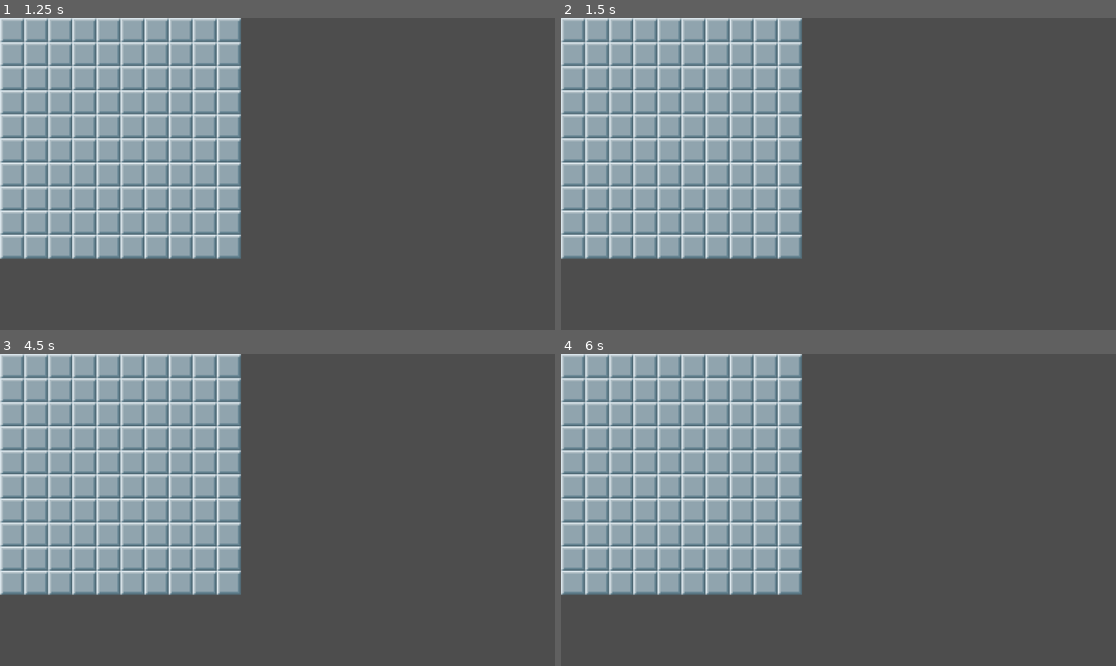
Above: before the commit, frames 1-4 (two rows, left to right).
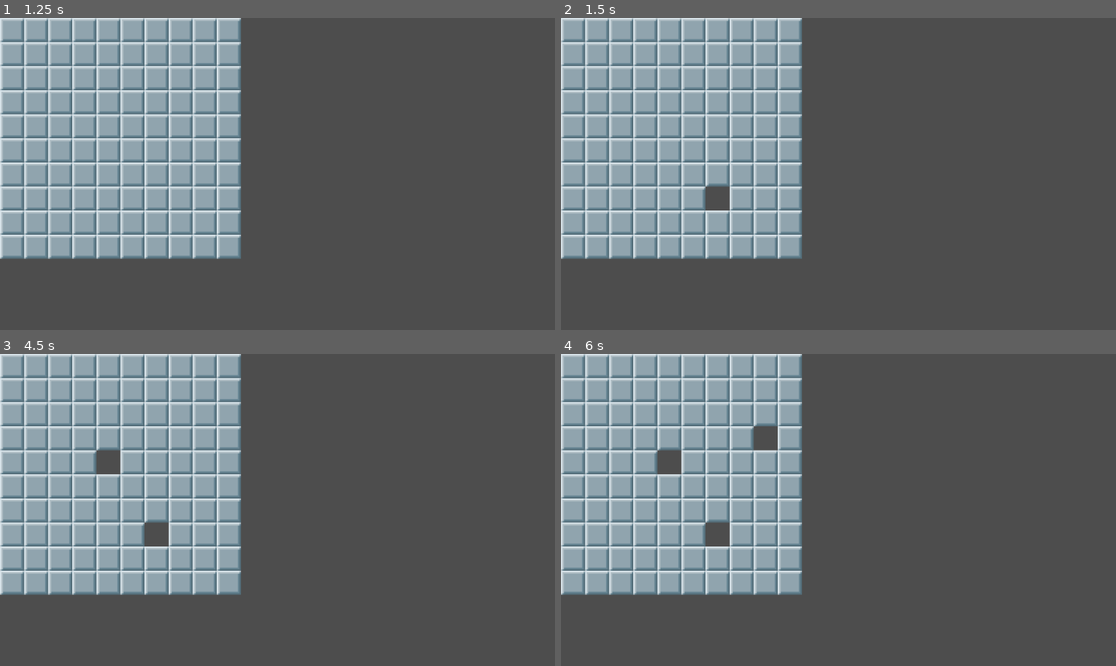
Above: after the commit, the same moments.

Repository: annalikescoding/Minesweeper
Game: Godot game, scene res://scenes/game.tscn
The game is run twice, just before and just after one commit, with the same random seed, the same clock (stepped at 60 frames per second) and the same inputs.
Inputs (mouse positions are in pixels of both pictures, inside the frame that each line leads up to):
- Up to frame 1 (1.25 s): tap Enter at 0.5 s; move the mouse to (399, 158) at 0.52 s; hold Right from 0.53 s (still down); tap Alt at 0.6 s; click (399, 158) at 0.67 s
- Up to frame 2 (1.5 s): tap Space at 1.25 s; move the mouse to (727, 189) at 1.27 s; release Right at 1.28 s; hold Down from 1.28 s (still down); tap Shift at 1.35 s; click (727, 189) at 1.42 s
- Up to frame 3 (4.5 s): tap Enter at 2, 3.5 s; move the mouse to (333, 441) at 2.02 s; release Down at 2.03 s; hold Right 2.03-2.78 s; tap Alt at 2.1, 3.6 s; click (333, 441) at 2.17 s; tap Space at 2.75, 4.25 s; move the mouse to (249, 572) at 2.77 s; hold Up 2.78-3.53 s; tap Shift at 2.85, 4.35 s; click (249, 572) at 2.92 s; move the mouse to (444, 556) at 3.52 s; hold Left from 3.53 s (still down); click (444, 556) at 3.67 s; move the mouse to (111, 463) at 4.27 s; click (111, 463) at 4.42 s
- Up to frame 4 (6 s): move the mouse to (866, 510) at 5.02 s; release Left at 5.03 s; hold Down 5.03-5.78 s; tap Alt at 5.1 s; click (866, 510) at 5.17 s; move the mouse to (755, 432) at 5.77 s; hold Right from 5.78 s (still down); tap Shift at 5.85 s; click (755, 432) at 5.92 s

Frame 1 is identical in both runs. In frame 2, 0.3% of the frame differs, in the area x 26-31%, y 53-62%; in frame 3, 0.7%; in frame 4, 1.0%, in the area x 17-40%, y 23-62%.

Commit message:
LastEditOfMay11th

Diff:
--- a/minesweeper/scripts/tile_map.gd
+++ b/minesweeper/scripts/tile_map.gd
@@ -1,6 +1,11 @@
 extends TileMap
 
+#Raynee:
 func _input(event):
 	if event is InputEventMouseButton:
 		if event.button_index == MOUSE_BUTTON_LEFT and event.pressed:
-			print("press tile")
+			var clicked_cell_coord = local_to_map(get_local_mouse_position())
+
+			print(clicked_cell_coord)
+			set_cell(0, clicked_cell_coord, -1)
+#hihihi
